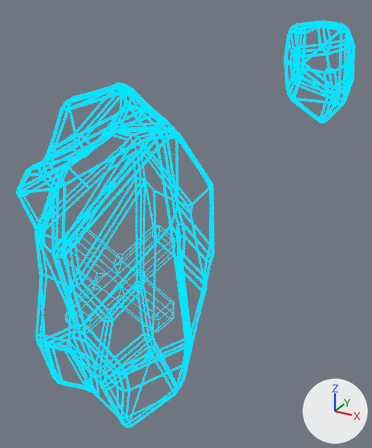
Before and after pictures for a commit that changed the glTF model ARfinal2.glb.
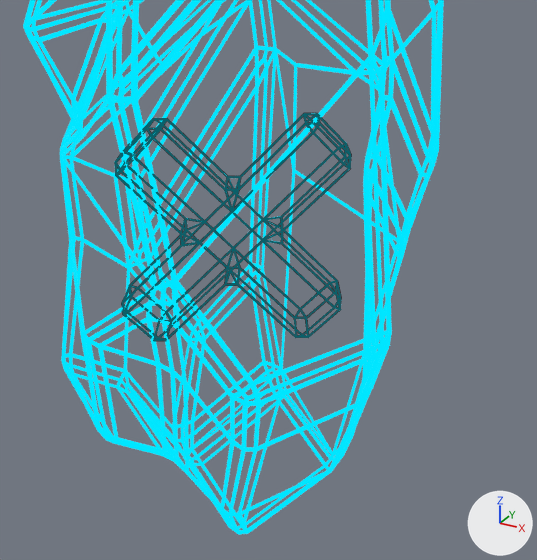
Old and new are each drawn whole from a 50 mm camera at (1.04, -1.61, 1.878) aimed at (0.217, -0.113, 1.129) and again close up from a 50 mm camera at (0.696, -1.361, 1.38) aimed at (0.089, -0.258, 0.829). Every picture has the same lights, and +X, +Y and +Z are marked at lower right. The close-ups show mesh edges as thin lines. Where no turn or scale is listed for an object, it has been applied to the vertices. Vertices at the same position are counted once.

Script lines for the objects in view, before the commit:
```python
me_plane = bpy.data.meshes.new('Plane')
me_plane.from_pydata(...)  # 2076 vertices, 5544 faces; spans x -0.435..0.359, y -0.516..0.254, z -0.08..1.327
me_plane.materials.append(mat_material_002)  # black #000000
me_plane_001 = bpy.data.meshes.new('Plane.001')
me_plane_001.from_pydata(...)  # 448 vertices, 1216 faces; spans x -0.051..0.351, y -0.126..0.162, z -0.067..0.348
me_plane_001.materials.append(mat_material_002)  # black #000000
ob_plane = bpy.data.objects.new('Plane', me_plane)
ob_plane.location = (0.001, -0.154, 0.334)
ob_plane_001 = bpy.data.objects.new('Plane.001', me_plane_001)
ob_plane_001.location = (-0.136, -0.276, 0.772)
```
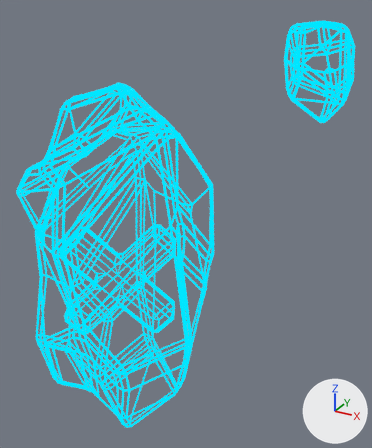
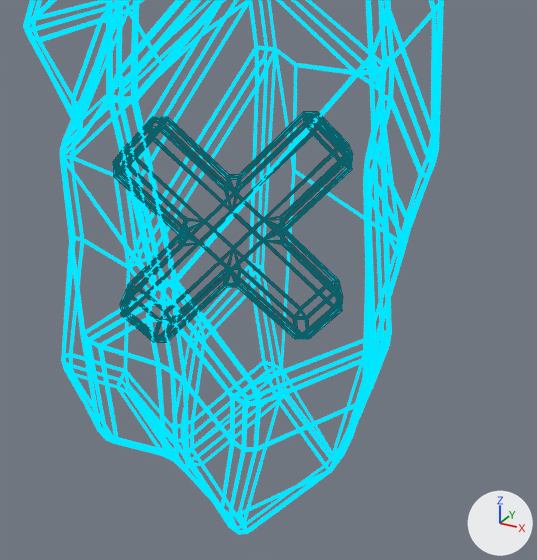
Edits to the bpy script that builds the scene:
```text
Change me_plane_001:
    used by ob_plane_001; location = (-0.136, -0.276, 0.772)
    remove me_plane_001.from_pydata(...)  # 448 vertices, 1216 faces; spans x -0.051..0.351, y -0.126..0.162, z -0.067..0.348
    add me_plane_001.from_pydata(...)  # 896 vertices, 2432 faces; spans x -0.054..0.355, y -0.129..0.166, z -0.07..0.351
    me_plane_001 part 1: a new loose piece of 448 vertices spanning x -0.054..0.355, y -0.129..0.166, z -0.07..0.351, in mat_material_002 (black #000000)
```

Location of each change, (x1, y1, x2, y2) in pixels of the close-ups (537 x 560 px):
'Plane.001', reshaped
    before: (115, 113, 351, 341)
    after: (113, 112, 353, 342)
part 1 of me_plane_001, added
    after: (113, 112, 353, 342)
